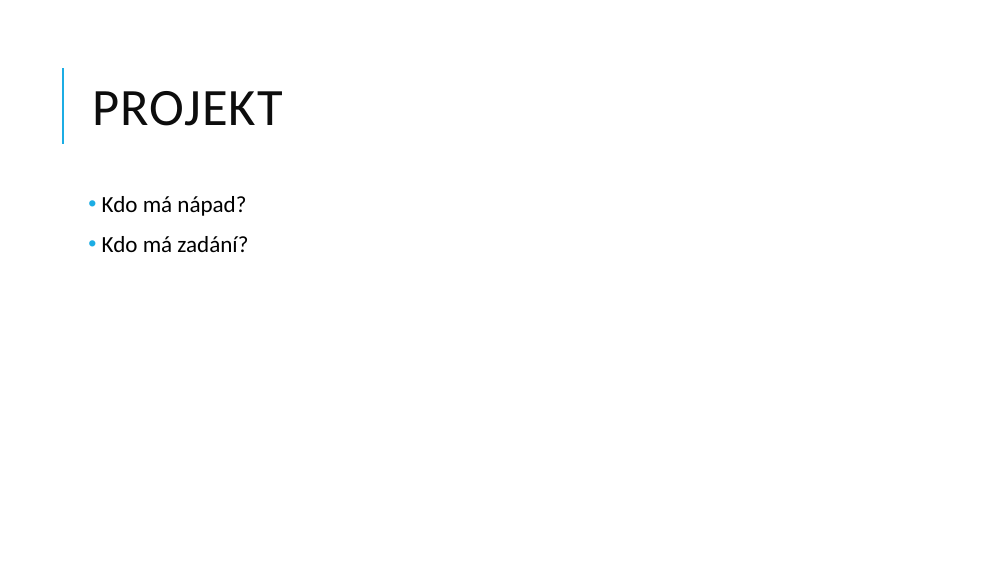
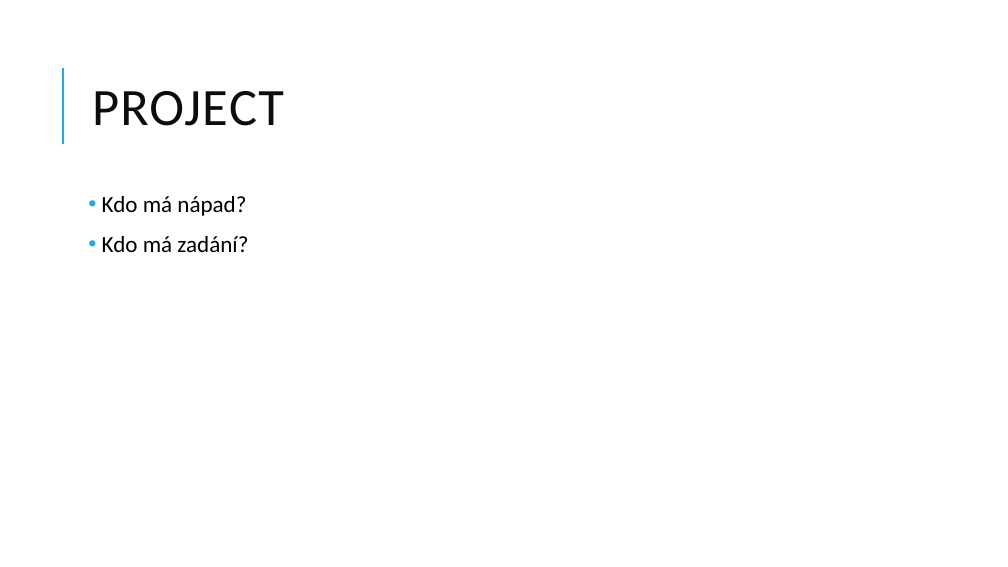
Before and after one commit to jasho/pv239-maui, a slide deck: slide 2 of 03_MVVM/PV239-Xamarin-03_MVVM.pptx. Drawn at 1008x567 pixels with LibreOffice and Linux fonts; fonts in the diff are those of the drawing. Boxes give left, top, right and bottom in pixels: in the first picture for what was removed or moved away, otherwise in the second. Text is boxed around its words. In the diff, an @@ line names an element or a change of style, - is before the commit and + after.

```diff
--- a/03_MVVM/PV239-Xamarin-03_MVVM.pptx
+++ b/03_MVVM/PV239-Xamarin-03_MVVM.pptx
@@ title at (92,91,284,126): text changed @@
-PROJEKT
+PROJECT
```
Also in this commit, not shown: 16 other slides changed, 6 slides added, 9 slides removed.
